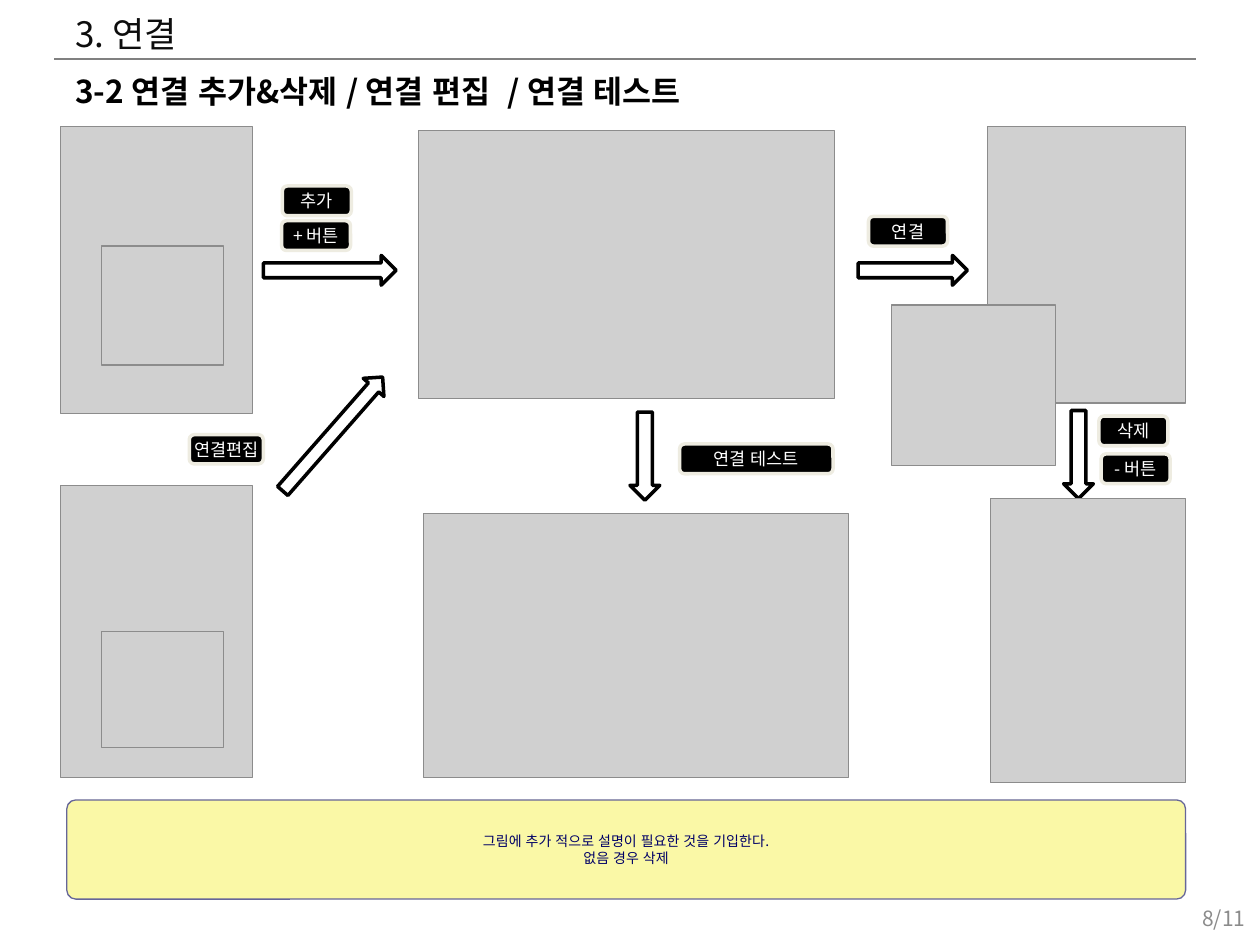
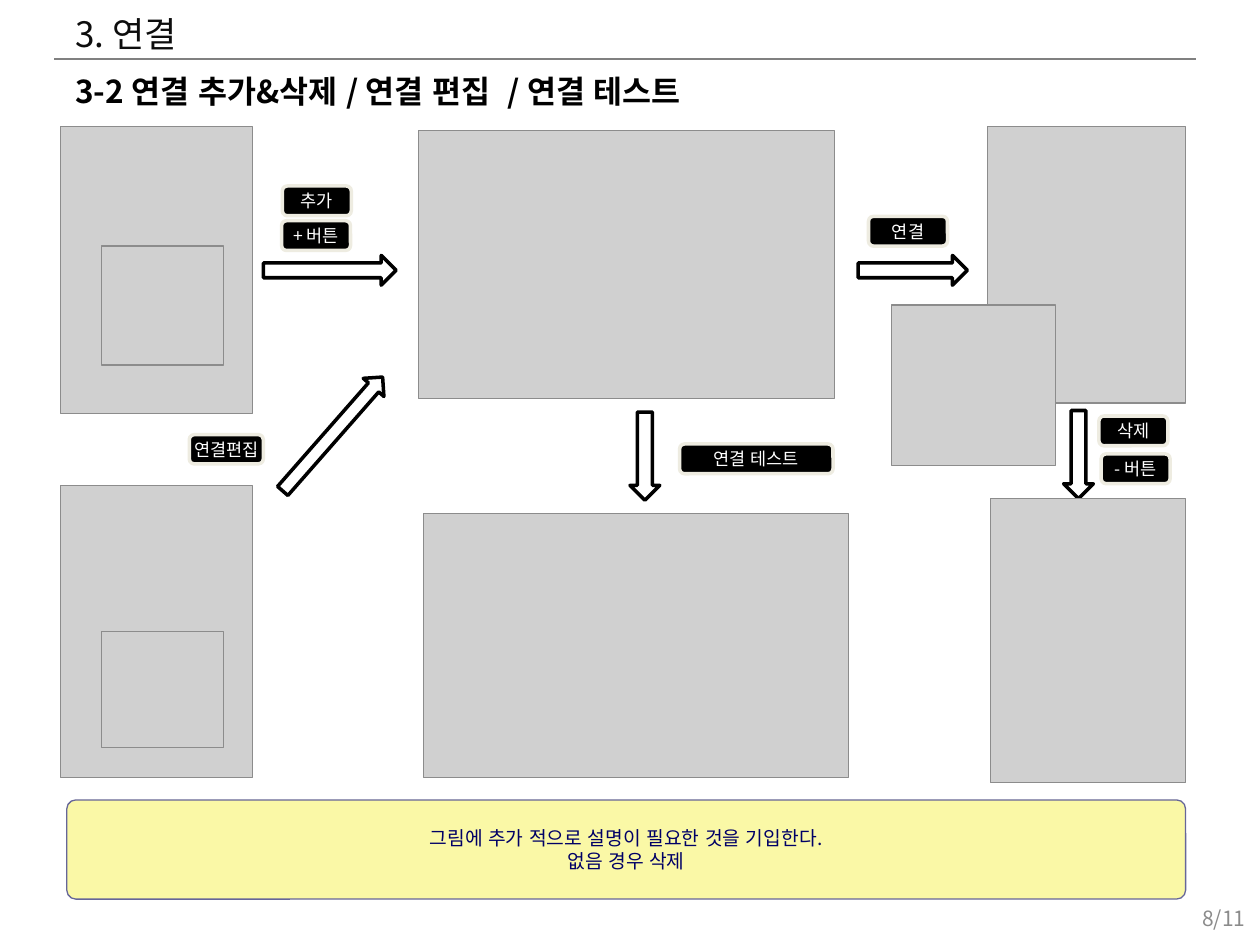
Before and after one commit to hwany7seo/gdbms_document, a slide deck: slide 8 of mockup/시각화도구_UI_UX_기획서.pptx. Drawn at 1260x945 pixels with LibreOffice and Linux fonts; fonts in the diff are those of the drawing; grey boxes stand for pictures. Boxes give left, top, right and bottom in pixels: in the first picture for what was removed or moved away, otherwise in the second. Text is boxed around its words. In the diff, an @@ line names an element or a change of style, - is before the commit and + after.

```diff
--- a/mockup/시각화도구_UI_UX_기획서.pptx
+++ b/mockup/시각화도구_UI_UX_기획서.pptx
@@ rounded rectangle "그림에 추가 적으로 설명이 필요한 ..." at (67,800,1186,900): size 8 to 11 pt @@
```
Also in this commit, not shown: 10 other slides changed, 3 slides added, 2 slides removed, 8 other files.
